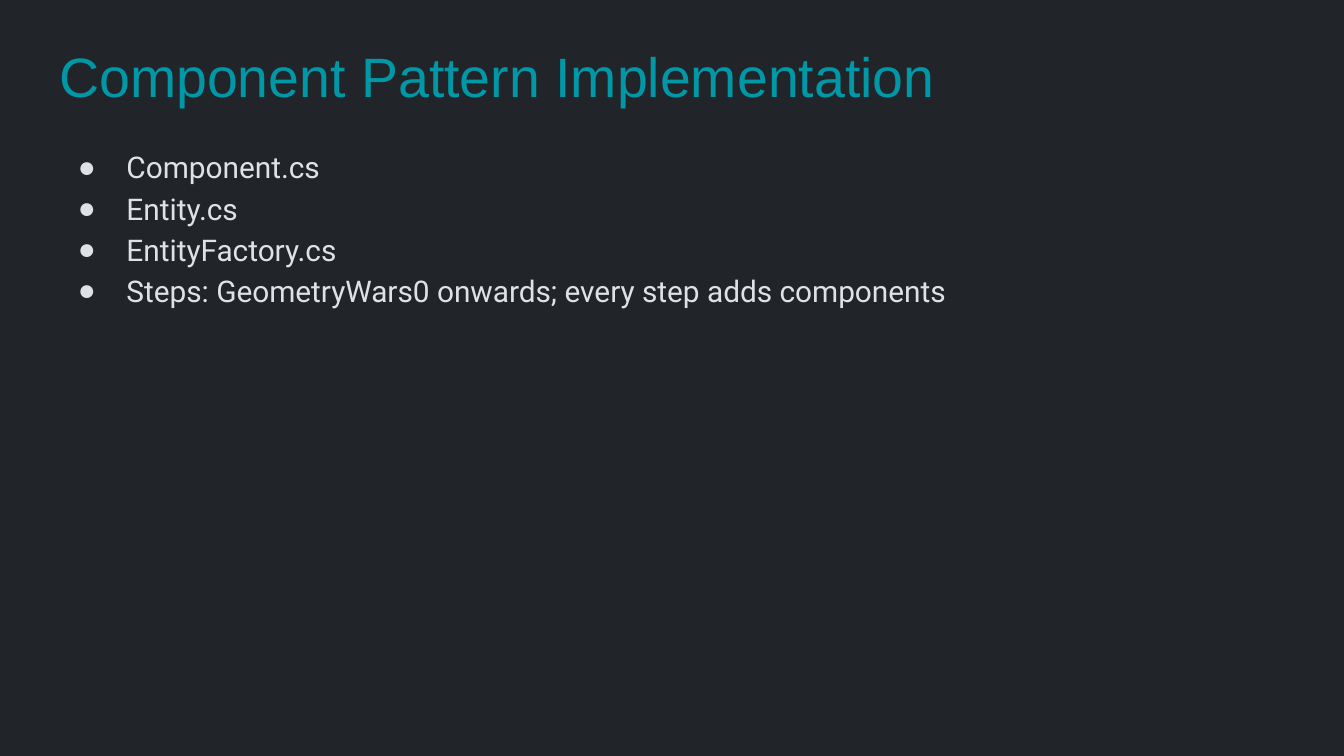
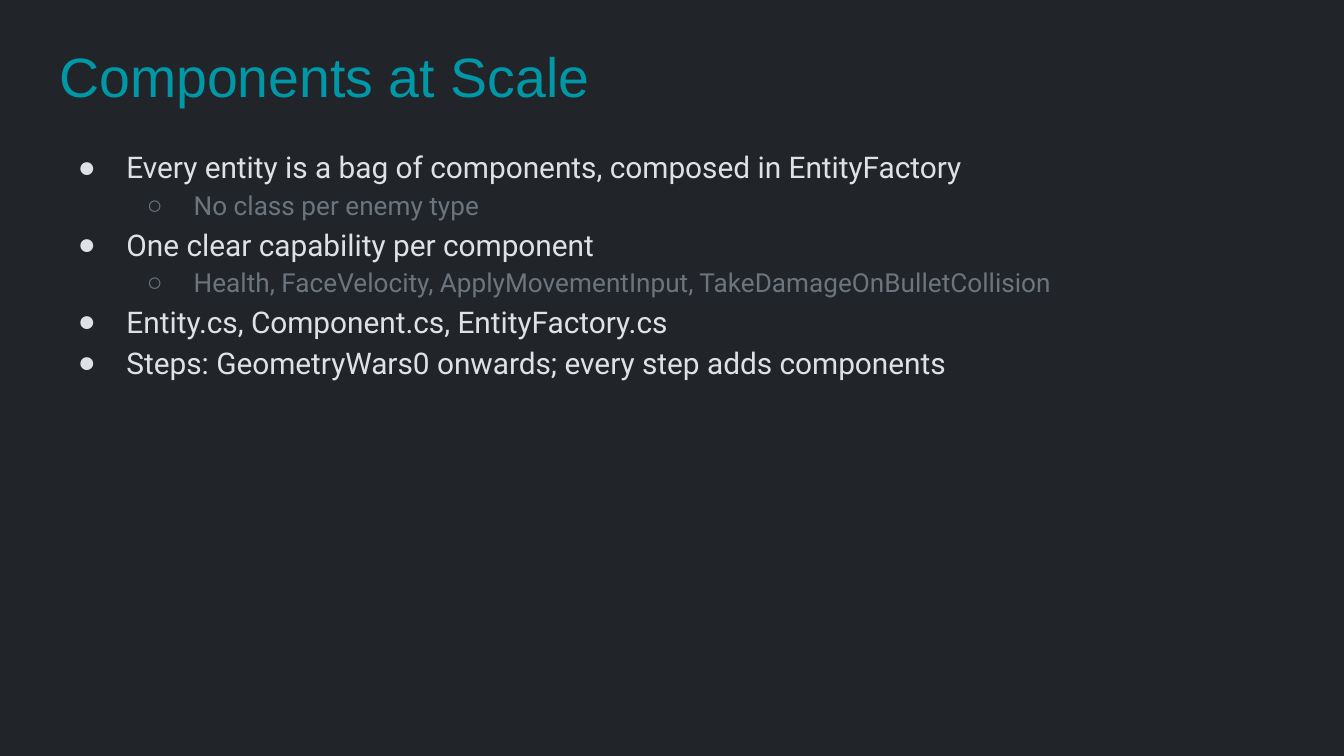
Before and after one commit to Metamate/gar, a slide deck: slide 10 of slides/11 Geometry Wars.pptx (slide 13 before the commit). Drawn at 1344x756 pixels with LibreOffice and Linux fonts; fonts in the diff are those of the drawing. Boxes give left, top, right and bottom in pixels: in the first picture for what was removed or moved away, otherwise in the second. Text is boxed around its words. In the diff, an @@ line names an element or a change of style, - is before the commit and + after.

```diff
--- a/slides/11 Geometry Wars.pptx
+++ b/slides/11 Geometry Wars.pptx
@@ title at (59, 57, 590, 107): text changed @@
-Component Pattern Implementation
+Components at Scale
@@ text at (126, 155, 1050, 340): text changed @@
-● Component.cs
-● Entity.cs
-● EntityFactory.cs
+● Every entity is a bag of components, composed in EntityFactory
+  ○ No class per enemy type
+● One clear capability per component
+  ○ Health, FaceVelocity, ApplyMovementInput, TakeDamageOnBulletCollision
+● Entity.cs, Component.cs, EntityFactory.cs
```
Also in this commit, not shown: 5 other slides changed, 4 slides added, 9 slides removed, 3 other files.
